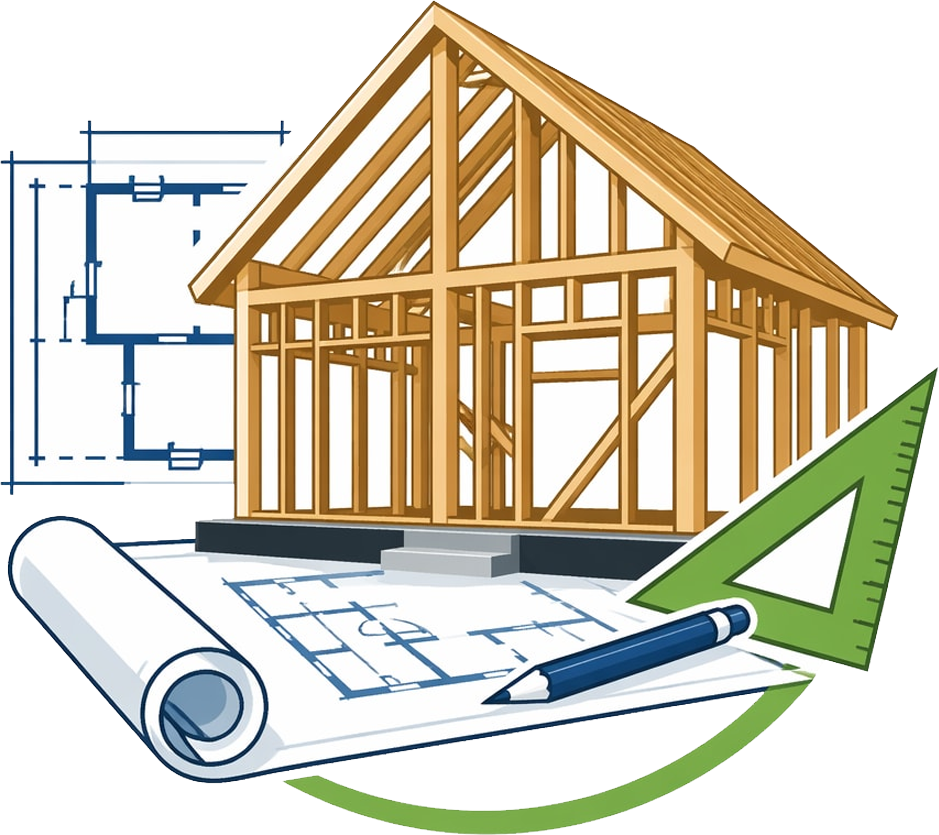
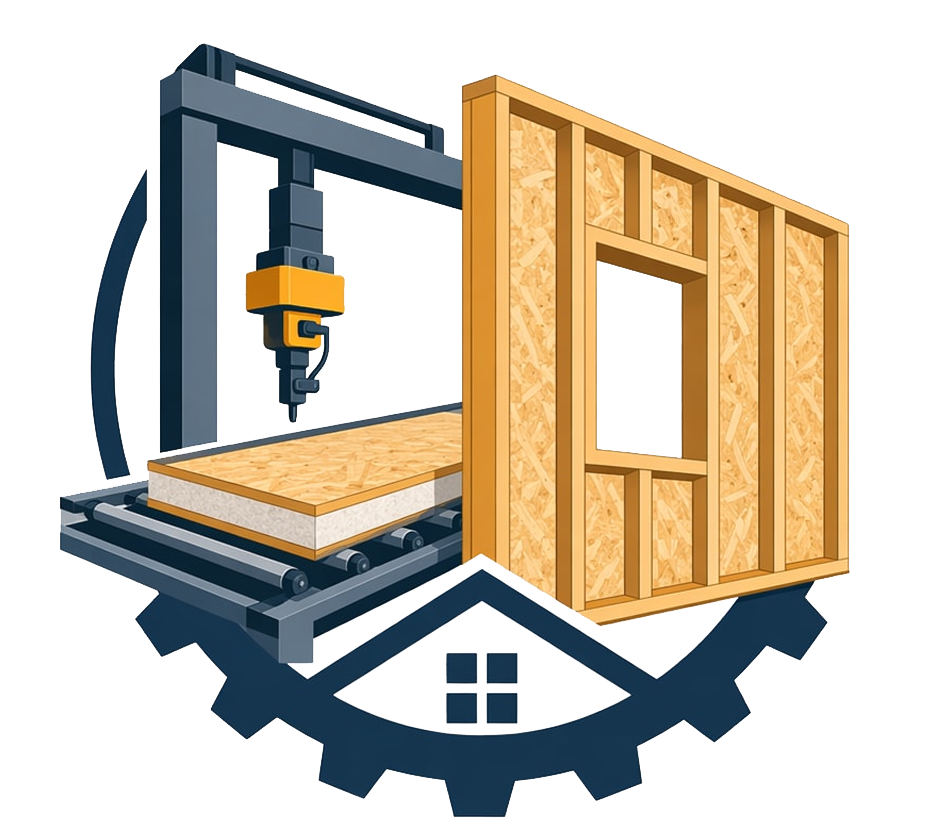
Revision of a layered 939×835 image; what changed, layer by layer:
added layer "Слой 3" above "Слой 2" over [59, 43, 850, 818]
hid "Слой 1" over [0, 0, 939, 835]